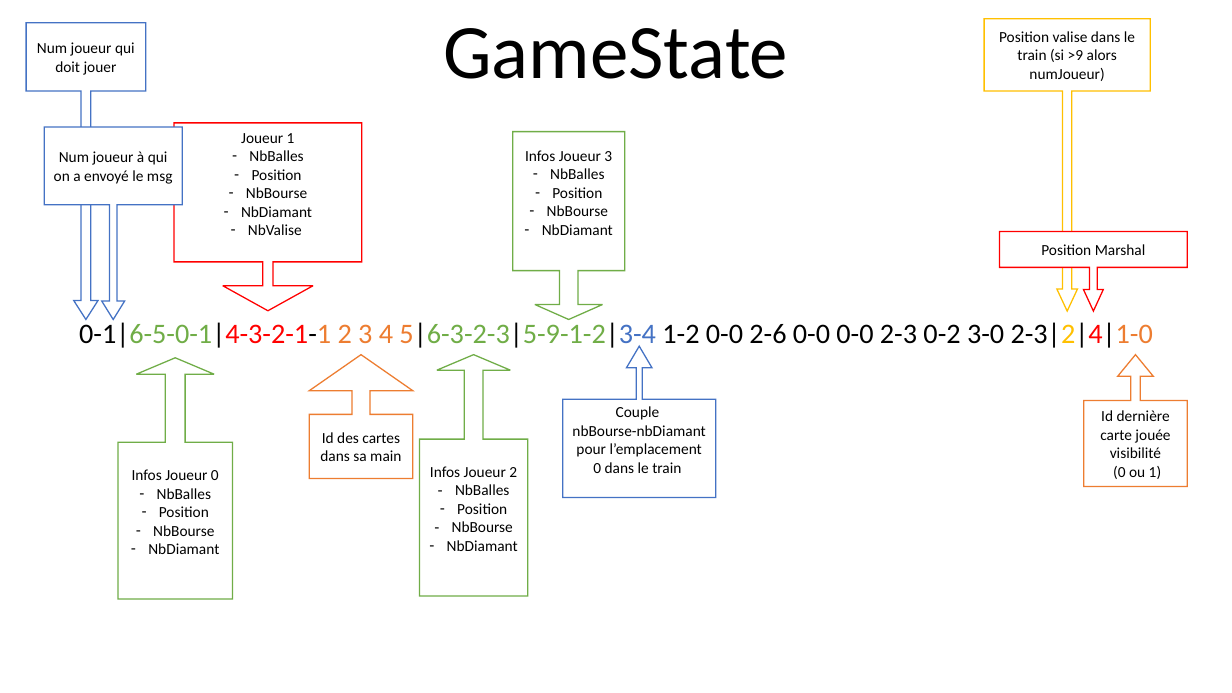
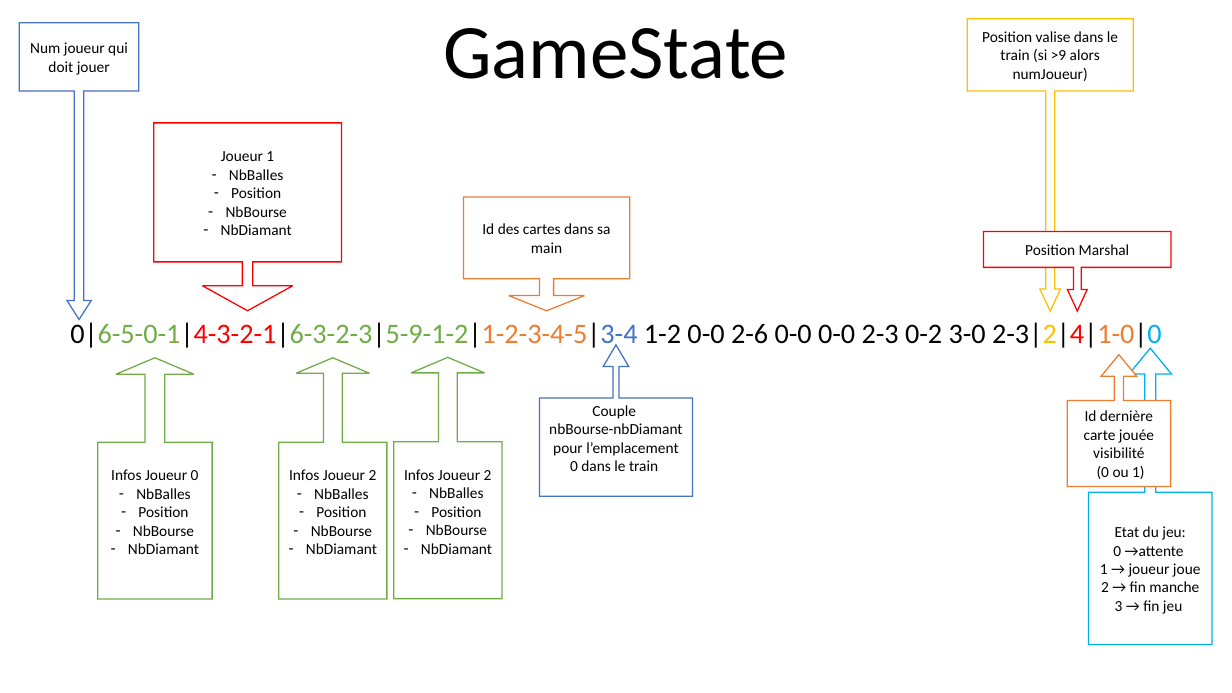
Before and after one commit to hpn789/Reseau, a slide deck: slide 3 of Documents/Descriptif.pptx. Drawn at 1232x693 pixels with LibreOffice and Linux fonts; fonts in the diff are those of the drawing. Boxes give left, top, right and bottom in pixels: in the first picture for what was removed or moved away, otherwise in the second. Text is boxed around its words. In the diff, an @@ line names an element or a change of style, - is before the commit and + after.

```diff
--- a/Documents/Descriptif.pptx
+++ b/Documents/Descriptif.pptx
@@ down arrow callout "Num joueur qui doit jouer": place and size @@
-down arrow callout "Num joueur qui doit jouer" at (26,23,145,320)
+down arrow callout "Num joueur qui doit jouer" at (19,23,139,320)
@@ down arrow callout removed at (44,128,182,320) @@
-Num joueur à qui on a envoyé le msg
@@ down arrow callout "Joueur 1": place and size @@
-down arrow callout "Joueur 1" at (174,123,361,311)
+down arrow callout "Joueur 1" at (153,123,341,311)
@@ down arrow callout "Id des cartes dans sa ...": place and size @@
-down arrow callout "Id des cartes dans sa ..." at (310,355,413,479)
+down arrow callout "Id des cartes dans sa ..." at (464,197,630,311)
@@ down arrow callout "Id des cartes dans sa ..." at (464,197,630,311): up arrow callout to down arrow callout @@
@@ text in down arrow callout at (248,224,302,235): paragraph removed @@
-– NbValise
@@ 2 down arrow callouts, 1 up arrow callout: place and size @@
-2 down arrow callouts, 1 up arrow callout at (984,18,1188,487)
+2 down arrow callouts, 1 up arrow callout at (968,18,1171,487)
@@ title at (70,320,1162,350): text changed @@
-0-1|6-5-0-1|4-3-2-1-1 2 3 4 5|6-3-2-3|5-9-1-2|3-4 1-2 0-0 2-6 0-0 0-0 2-3 0-2 3-0 2-3|2|4|1-0
+0|6-5-0-1|4-3-2-1|6-3-2-3|5-9-1-2|1-2-3-4-5|3-4 1-2 0-0 2-6 0-0 0-0 2-3 0-2 3-0 2-3|2|4|1-0|0
@@ up arrow callout "Infos Joueur 0": place and size @@
-up arrow callout "Infos Joueur 0" at (118,358,233,599)
+up arrow callout "Infos Joueur 0" at (98,358,213,599)
@@ up arrow callout "Infos Joueur 2": place and size @@
-up arrow callout "Infos Joueur 2" at (513,131,625,319)
+up arrow callout "Infos Joueur 2" at (279,358,387,599)
@@ up arrow callout "Infos Joueur 2" at (279,358,387,599): down arrow callout to up arrow callout @@
@@ up arrow callout "Infos Joueur 2": place and size @@
-up arrow callout "Infos Joueur 2" at (420,355,528,596)
+up arrow callout "Infos Joueur 2" at (394,358,502,599)
@@ up arrow callout "Couple": place and size @@
-up arrow callout "Couple" at (563,347,715,498)
+up arrow callout "Couple" at (540,345,692,496)
@@ up arrow callout added at (1089,348,1213,645), fill #FFFFFF, outline #00B0F0 1 pt, 12 pt, text #000000 @@
+Etat du jeu:
+0 →attente
+1 → joueur joue
+2 → fin manche
+3 → fin jeu
@@ text in up arrow callout at (289,469,377,480): text changed @@
-Infos Joueur 3
+Infos Joueur 2
```
Also in this commit, not shown: 3 other slides changed, 1 slide added, 15 other files.
